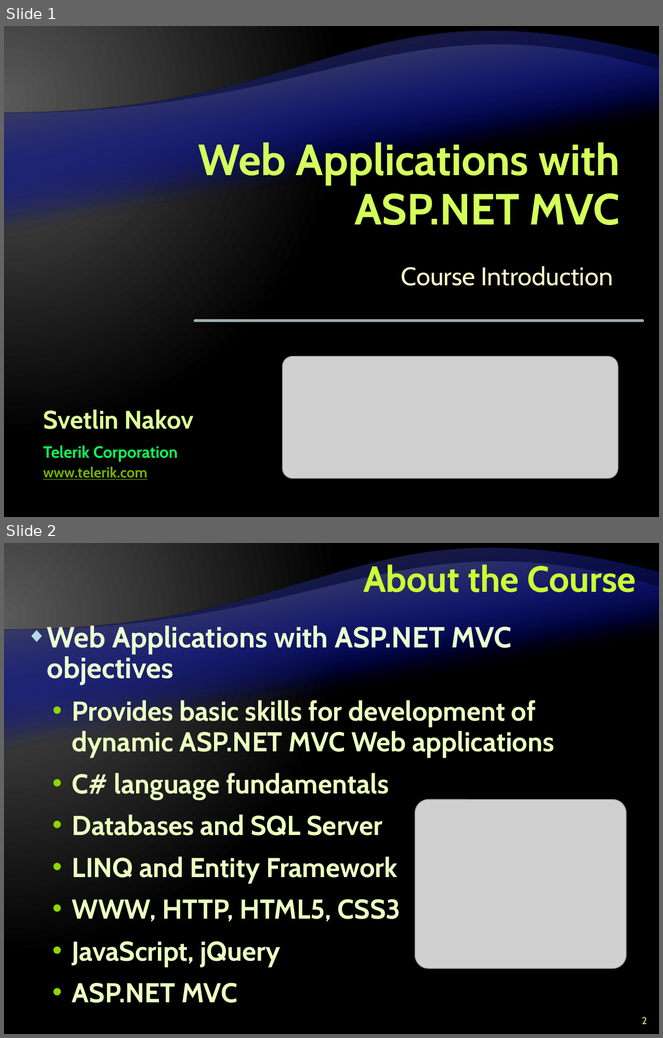
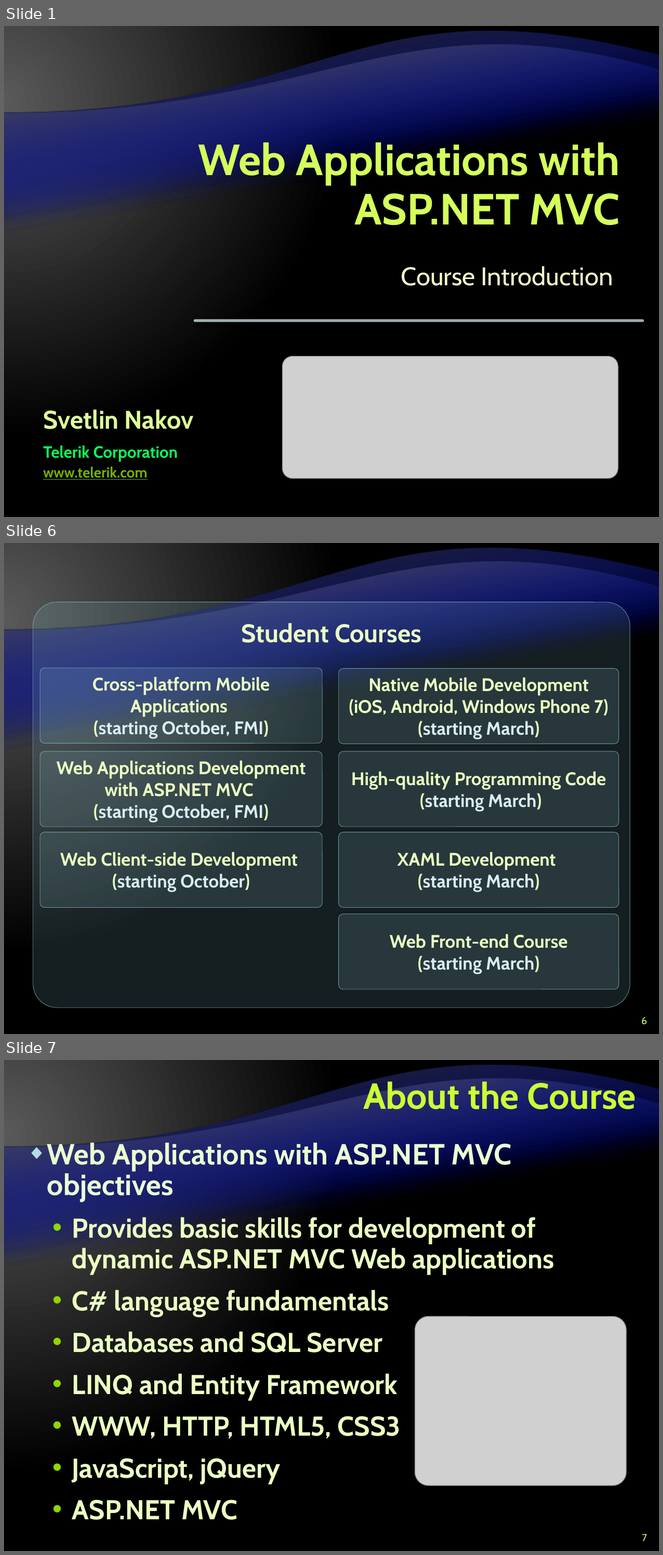
Before and after one commit to Lockheed01/aspnet-mvc-course, a slide deck: Lectures/0. Course Introduction/--for-editing--Course Introduction.pptx. Shown one above the other, each under a label of ours: slides 1 and 2 before the commit, slides 1, 6 and 7 after it; the slides between them are not shown. The pictures are 663x1038 and 663x1555 pixels, drawn with LibreOffice and Linux fonts; fonts in the diff are those of the drawing; grey boxes stand for pictures; background and template pictures are left out. Boxes give left, top, right and bottom in pixels: in the first picture for what was removed or moved away, otherwise in the second. Text is boxed around its words. In the diff, an @@ line names an element or a change of style, - is before the commit and + after.

```diff
--- a/Lectures/0. Course Introduction/--for-editing--Course Introduction.pptx
+++ b/Lectures/0. Course Introduction/--for-editing--Course Introduction.pptx
@@ slide 6 added at [4, 543, 659, 1034], background gradient #595959 to #000000; not listed: 4 template elements that a slide beside it also shows @@
@@ rounded rectangle added at [33, 602, 630, 1007], fill #90CAD7 at 15% opacity, outline #90CAD7 0.5 pt, 28 pt, text #EBFFC2, bold @@
+Student Courses
@@ rounded rectangle added at [40, 668, 322, 744], fill #90CAD7 at 15% opacity, outline #90CAD7 0.5 pt, 20 pt, text #EBFFC2, bold @@
+Cross-platform Mobile Applications
+(starting October, FMI)
@@ rounded rectangle added at [339, 669, 619, 744], fill #90CAD7 at 15% opacity, outline #90CAD7 0.5 pt, 20 pt, text #EBFFC2, bold @@
+Native Mobile Development
+(iOS, Android, Windows Phone 7)
+(starting March)
@@ rounded rectangle added at [40, 752, 322, 827], fill #90CAD7 at 15% opacity, outline #90CAD7 0.5 pt, 20 pt, text #EBFFC2, bold @@
+Web Applications Development with ASP.NET MVC
+(starting October, FMI)
@@ rounded rectangle added at [339, 752, 619, 827], fill #90CAD7 at 15% opacity, outline #90CAD7 0.5 pt, 20 pt, text #EBFFC2, bold @@
+High-quality Programming Code
+(starting March)
@@ rounded rectangle added at [40, 833, 322, 908], fill #90CAD7 at 15% opacity, outline #90CAD7 0.5 pt, 20 pt, text #EBFFC2, bold @@
+Web Client-side Development
+(starting October)
@@ rounded rectangle added at [339, 833, 619, 908], fill #90CAD7 at 15% opacity, outline #90CAD7 0.5 pt, 20 pt, text #EBFFC2, bold @@
+XAML Development
+(starting March)
@@ rounded rectangle added at [339, 914, 619, 990], fill #90CAD7 at 15% opacity, outline #90CAD7 0.5 pt, 20 pt, text #EBFFC2, bold @@
+Web Front-end Course
+(starting March)
@@ page number added at [642, 1017, 647, 1025], 11 pt, text #CCFF66 @@
+6
@@ what was slide 2 is now slide 7 @@
@@ page number at [642, 1534, 647, 1542]: text changed @@
-2
+7
```
Also in this commit, not shown: 6 slides changed, 5 other slides added, 1 other file.
